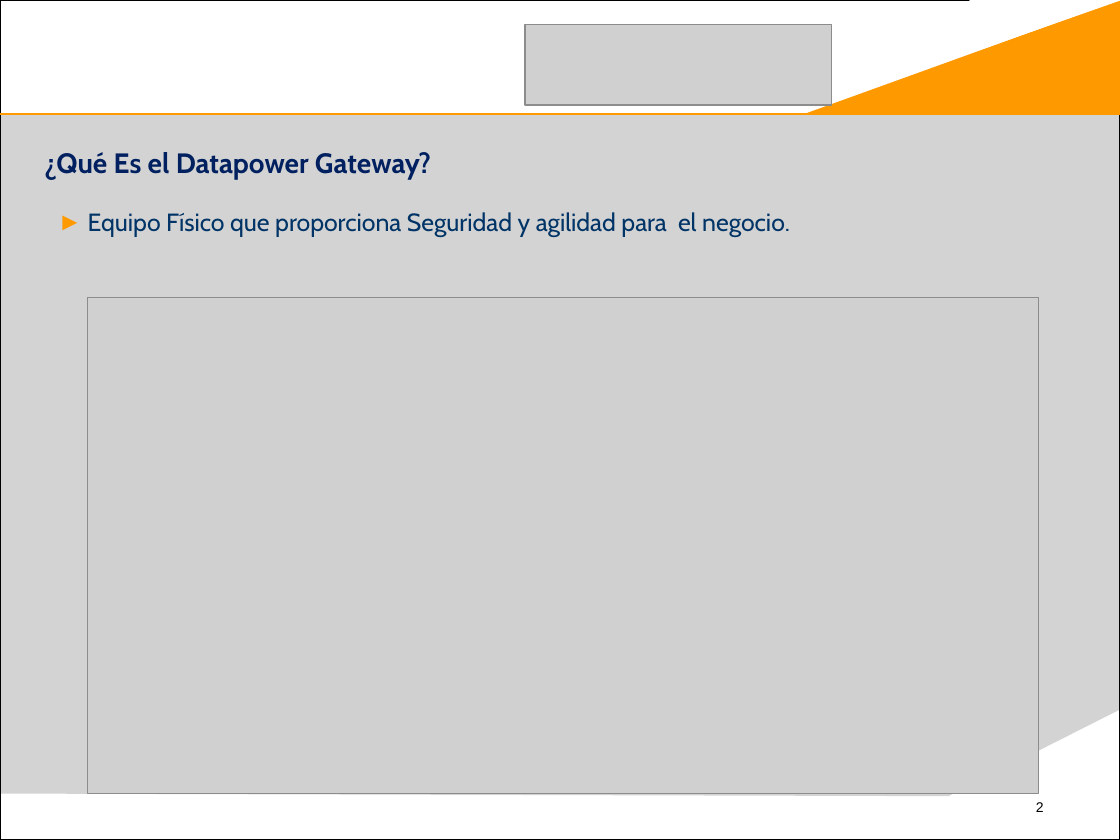
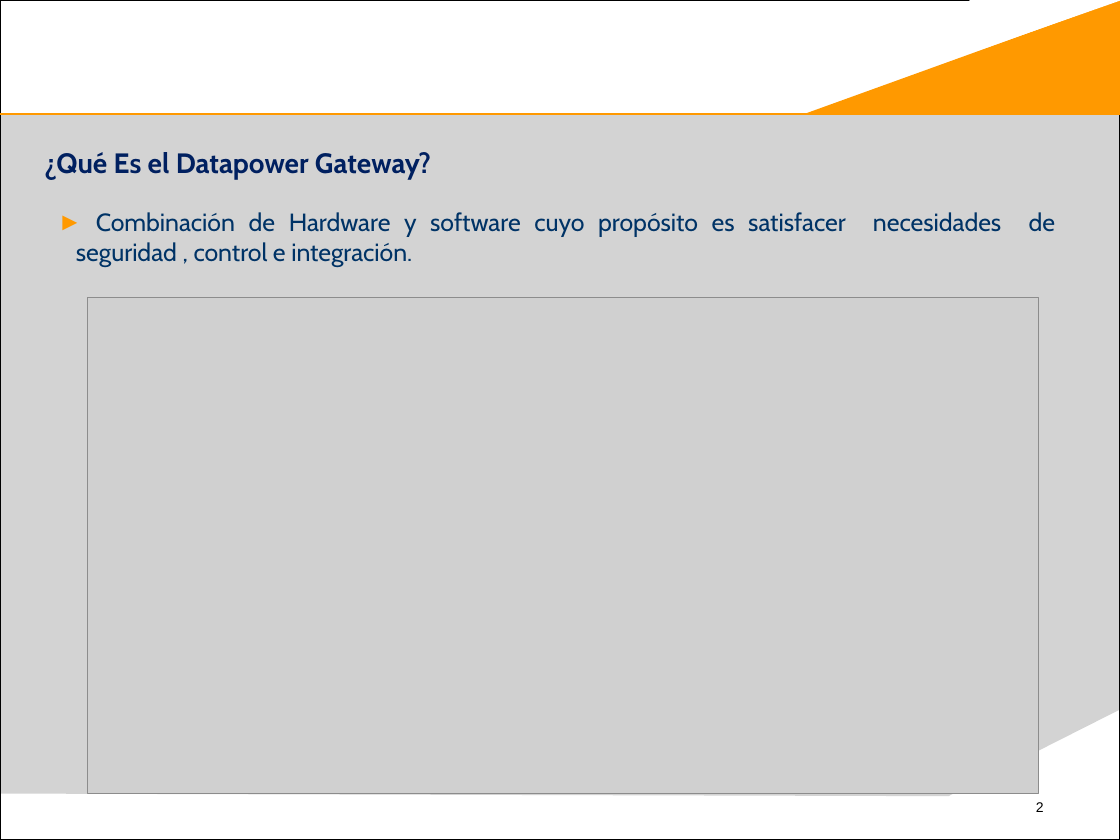
Before and after one commit to Slaif3r/fechas, a slide deck: slide 2 of Presentación IBM DATAPOWER.pptx. Drawn at 1120x840 pixels with LibreOffice and Linux fonts; fonts in the diff are those of the drawing; grey boxes stand for pictures; background and template pictures are left out. Boxes give left, top, right and bottom in pixels: in the first picture for what was removed or moved away, otherwise in the second. Text is boxed around its words. In the diff, an @@ line names an element or a change of style, - is before the commit and + after.

```diff
--- a/Presentación IBM DATAPOWER.pptx
+++ b/Presentación IBM DATAPOWER.pptx
@@ picture removed at [525,25,831,105] @@
@@ text at [76,212,846,267]: text changed @@
-► Equipo Físico que proporciona Seguridad y agilidad para el negocio.
+► Combinación de Hardware y software cuyo propósito es satisfacer necesidades de seguridad , control e integración.
```
Also in this commit, not shown: 4 slides added, 2 slides removed, 1 other file.
